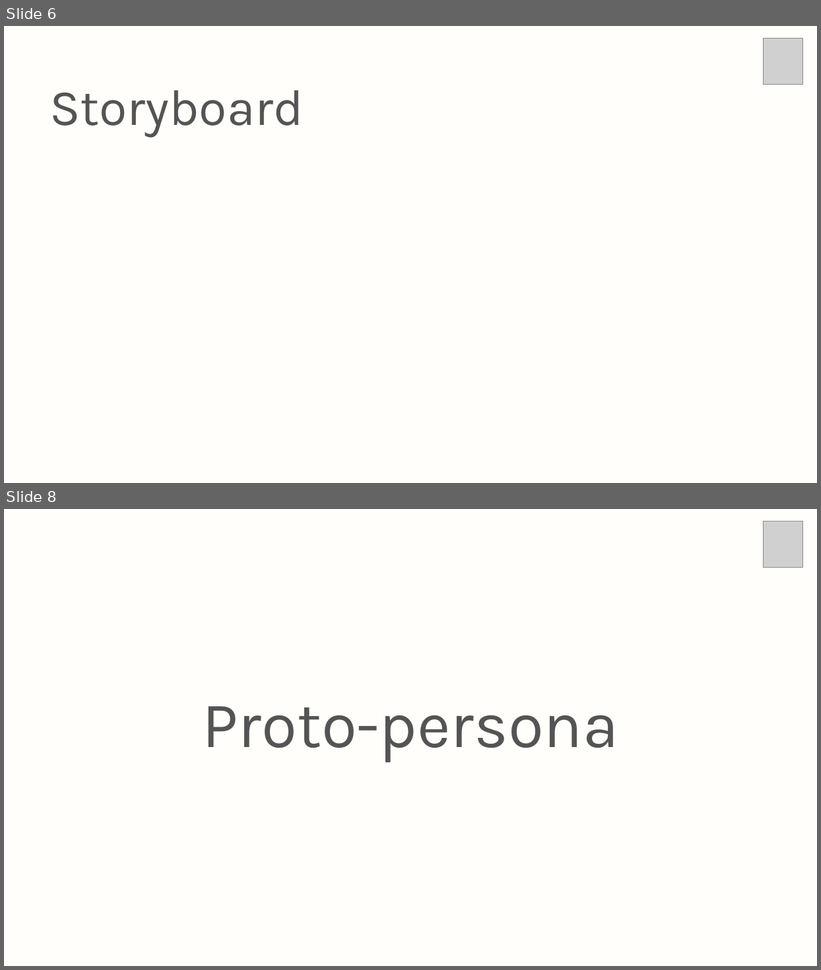
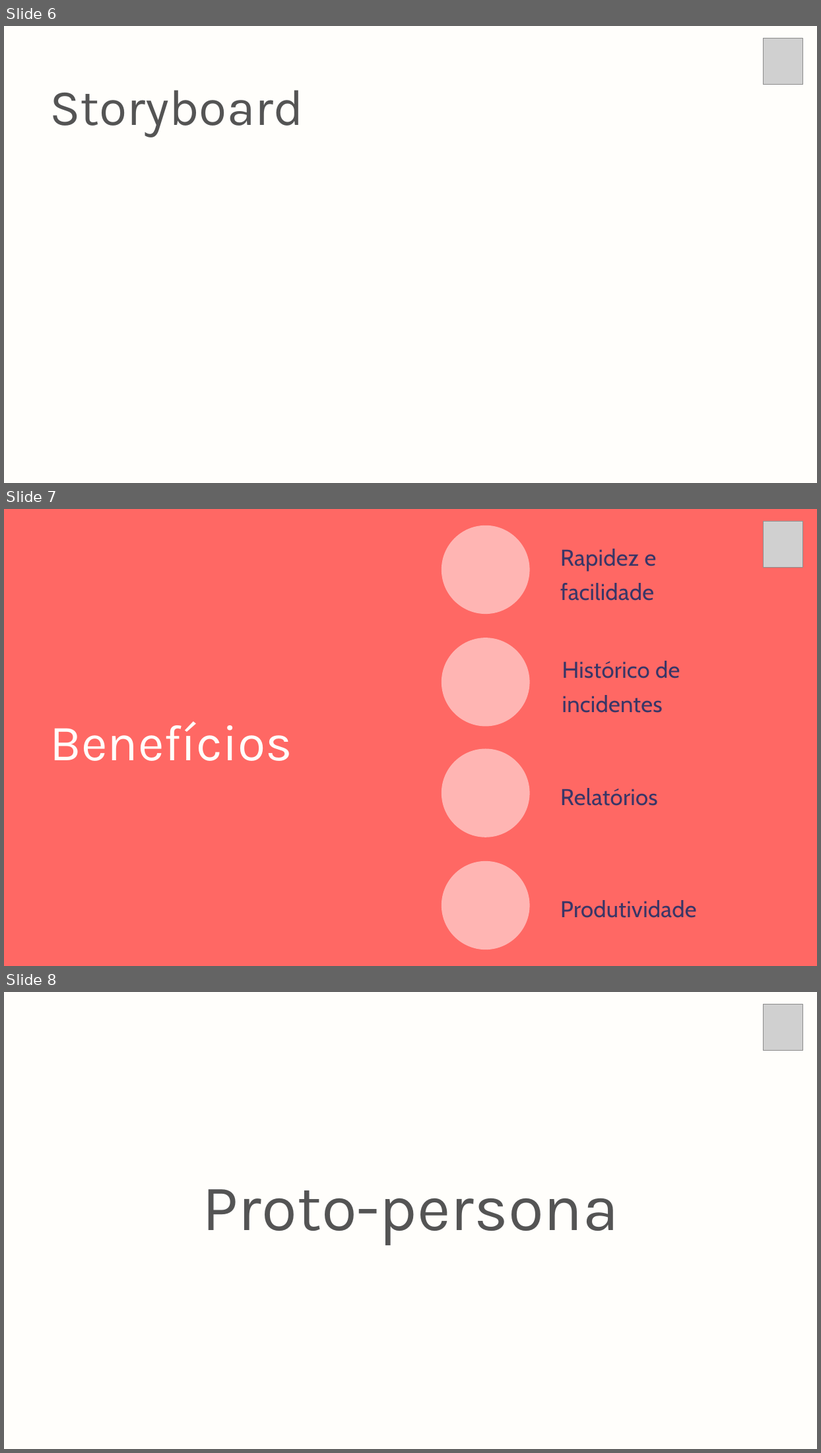
Before and after one commit to christian-raphael/Pyxis, a slide deck: Documentação/Pyxis.pptx. Shown one above the other, each under a label of ours: slides 6 and 8 before the commit, slides 6, 7 and 8 after it; the slides between them are not shown. The pictures are 821x970 and 821x1453 pixels, drawn with LibreOffice and Linux fonts; fonts in the diff are those of the drawing; grey boxes stand for pictures; background and template pictures are left out. Boxes give left, top, right and bottom in pixels: in the first picture for what was removed or moved away, otherwise in the second. Text is boxed around its words. In the diff, an @@ line names an element or a change of style, - is before the commit and + after.

Commit message:
att slides

```diff
--- a/Documentação/Pyxis.pptx
+++ b/Documentação/Pyxis.pptx
@@ slide 7 added at box(4, 509, 817, 966), background picture (left out) @@
@@ freeform shape added at box(442, 525, 529, 614), fill #FFB5B3 @@
@@ picture added at box(764, 521, 803, 567) @@
@@ text added at box(560, 549, 657, 601), 40.5 pt, text #393667 @@
+Rapidez e facilidade
@@ freeform shape added at box(442, 638, 529, 727), fill #FFB5B3 @@
@@ text added at box(562, 661, 680, 713), 40.5 pt, text #393667 @@
+Histórico de incidentes
@@ text added at box(50, 722, 292, 761), 90 pt, text #FFFEFB @@
+Benefícios
@@ freeform shape added at box(442, 749, 529, 838), fill #FFB5B3 @@
@@ text added at box(560, 788, 658, 806), 40.5 pt, text #393667 @@
+Relatórios
@@ freeform shape added at box(442, 861, 529, 950), fill #FFB5B3 @@
@@ text added at box(560, 900, 696, 918), 40.5 pt, text #393667 @@
+Produtividade
```
Also in this commit, not shown: 1 slide changed, 1 slide removed.
